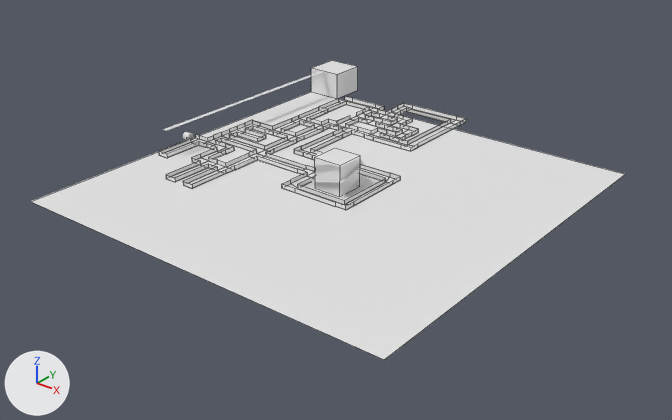
What one commit did to the Blender file godot-4-jam-template-main/assets/3d/ferocious_forest/forest.blend.
Before and after are seen from a 50 mm camera at (1253.0, -1572.0, 914.0) aimed at (-1.0, -4.0, -58.0). Every picture has the same lights, and +X, +Y and +Z are marked at lower left. Mesh edges are drawn as thin lines on the coarser meshes.

Objects in the first picture: 'Cube', 'floor-col', 'pyramid-col', 'tunnels-col'.
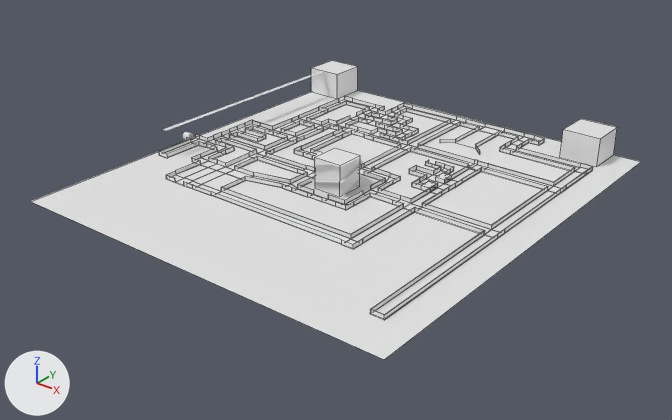
Changed parts and their boxes (x1, y1, x2, y2) in the pictures (672 x 420 px):
'floor-col', reshaped
    before: (31, 92, 625, 360)
    after: (31, 90, 641, 360)
'tunnels-col', reshaped (41% wider, 96% taller)
    before: (158, 96, 467, 210)
    after: (158, 96, 593, 320)
'Cube.001', added
    after: (560, 119, 617, 167)
part 2 of me_cube_004, built on
    before: (175, 164, 342, 206)
    after: (166, 119, 593, 320)

Diff of the bpy script that builds the scene:
```diff
--- a/godot-4-jam-template-main/assets/3d/ferocious_forest/forest.blend.py
+++ b/godot-4-jam-template-main/assets/3d/ferocious_forest/forest.blend.py
@@ me_plane_001 @@
 me_plane_001.from_pydata(...)  # 4 vertices, 1 face; spans x -500.0..500.0, y -500.0..500.0, z 0.0
 # used by ob_floor_col; location = (0.0, 0.0, 0.0)
-me_plane_001.vertices[2].co = (-500.0, 500.0, 0.0)  # pixel (311, 91)
-me_plane_001.vertices[3].co = (500.0, 500.0, 0.0)  # pixel (625, 174)
+# me_plane_001 part 1
+me_plane_001.vertices[2].co = (-500.0, 599.0, 0.0)
+me_plane_001.vertices[3].co = (500.0, 599.0, 0.0)  # pixel (641, 161)
@@ me_cube_004 @@
 # used by ob_tunnels_col; location = (-440.0, 0.0, 5.0)
-me_cube_004.from_pydata(...)  # 328 vertices, 249 faces; spans x -57.0..530.0, y -218.0..568.0, z -5.0..5.0
+me_cube_004.from_pydata(...)  # 521 vertices, 394 faces; spans x -57.0..865.0, y -398.0..568.0, z -5.0..5.0
+# me_cube_004 part 2: 6 vertices removed from x 115.0..380.0, y -105.0..-52.0, z -5.0..5.0; 199 vertices added at x 85.0..865.0, y -398.0..568.0, z -5.0..5.0
@@ ob_cube_001 @@
+ob_cube_001 = bpy.data.objects.new('Cube.001', me_cube_005.copy())  # the mesh of ob_cube
+ob_cube_001.location = (376.0, 550.0, 38.0)
```
